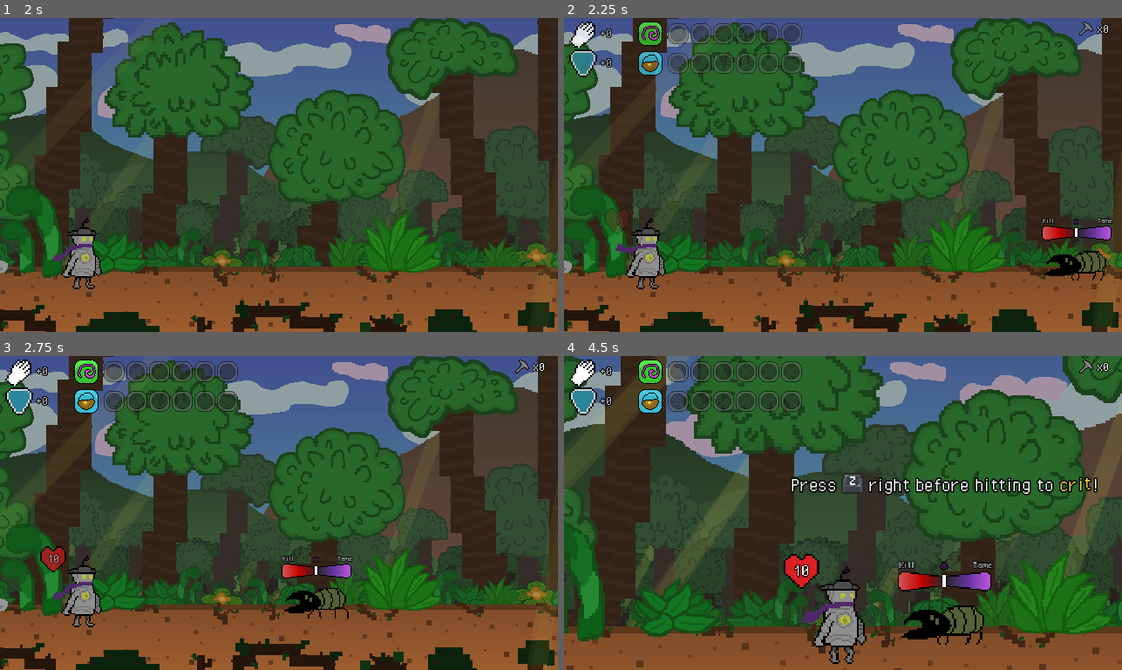
Above: before the commit, frames 1-4 (two rows, left to right).
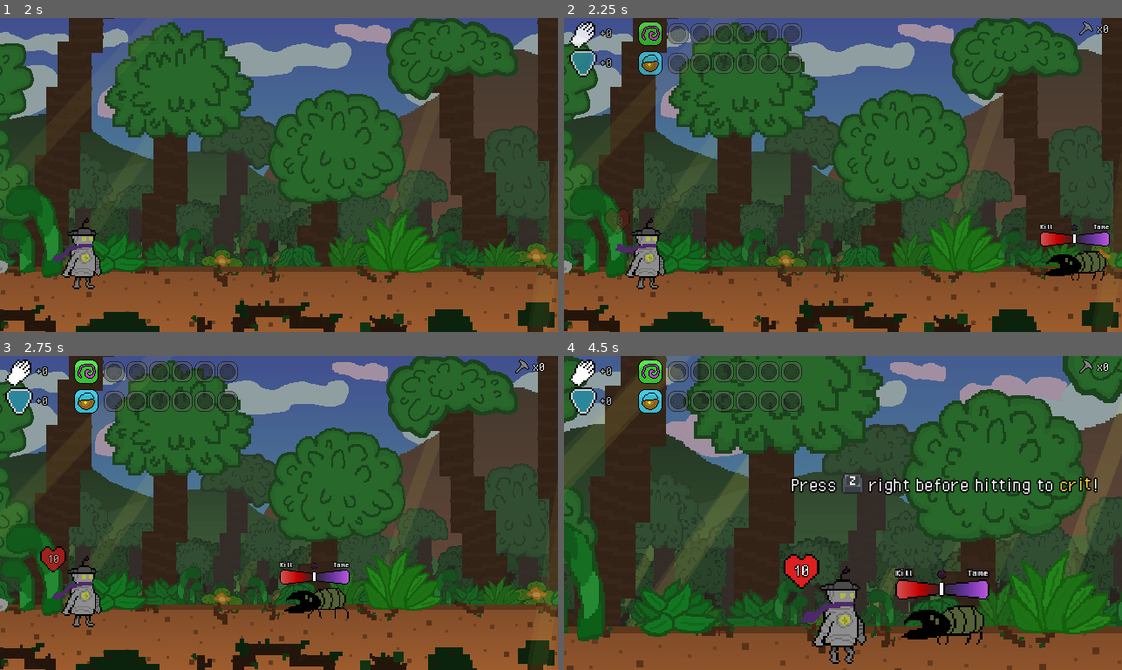
Above: after the commit, the same moments.

Repository: greeeegartur/cgvr-thesis
Game: Godot game, scene res://Scenes/Screens/CombatScene.tscn
The game is run twice, just before and just after one commit, with the same random seed, the same clock (stepped at 60 frames per second) and the same inputs. This scene is started directly instead of the project's main scene.
Inputs:
- Up to frame 1 (2 s): tap Enter (ui_accept) at 0.5, 0.77, 1.07, 1.52, 1.82 s; hold Right (ui_right) 0.53-1.28 s; tap A (heat_a) at 0.6 s; hold Down (ui_down) from 1.28 s (still down); tap B (heat_b) at 1.35 s
- Up to frame 2 (2.25 s): release Down (ui_down) at 2.03 s; hold Right (ui_right) from 2.03 s (still down); tap C (heat_c) at 2.1 s
- Up to frame 3 (2.75 s): keep holding Right (ui_right)
- Up to frame 4 (4.5 s): release Right (ui_right) at 2.78 s; hold Up (ui_up) 2.78-3.53 s; tap F (heat_f) at 2.85 s; tap Enter (ui_accept) at 3.02, 3.32, 3.77, 4.07 s; hold Left (ui_left) from 3.53 s (still down); tap J (heat_j) at 3.6 s; tap K (heat_k) at 4.35 s

Frame 1 is identical in both runs. In frame 2, 0.7% of the frame differs, in the area x 85-99%, y 63-73%; in frame 3, 0.7%; in frame 4, 1.3%, in the area x 59-77%, y 65-78%.

Commit message:
Intent meter update
New VFX, intent meter height adjustments and visuals for hits

Diff:
--- a/droidream/Scenes/Entities/Bat/Bat.tscn
+++ b/droidream/Scenes/Entities/Bat/Bat.tscn
@@ -386,10 +386,10 @@
 script = ExtResource("1_a4a18")
 
 [node name="EnemyAxisBar" parent="." instance=ExtResource("2_iwn4t")]
-offset_left = -39.0
-offset_top = -56.0
-offset_right = -39.0
-offset_bottom = -56.0
+offset_left = -42.4
+offset_top = -57.0
+offset_right = -42.4
+offset_bottom = -57.0
 
 [node name="Visual" type="Node2D" parent="."]
 z_index = 1
--- a/droidream/Scenes/Entities/Beetle/Beetle.tscn
+++ b/droidream/Scenes/Entities/Beetle/Beetle.tscn
@@ -212,10 +212,10 @@
 script = ExtResource("1_edmr7")
 
 [node name="EnemyAxisBar" parent="." instance=ExtResource("5_hei77")]
-offset_left = -40.0
-offset_top = -45.2
-offset_right = -40.0
-offset_bottom = -45.2
+offset_left = -41.6
+offset_top = -38.2
+offset_right = -41.6
+offset_bottom = -38.2
 
 [node name="Visual" type="Node2D" parent="."]
 z_index = 1
--- a/droidream/Scenes/Entities/Duck/Duck.tscn
+++ b/droidream/Scenes/Entities/Duck/Duck.tscn
@@ -452,10 +452,10 @@
 script = ExtResource("1_fvduc")
 
 [node name="EnemyAxisBar" parent="." unique_id=1967246209 instance=ExtResource("2_6raiu")]
-offset_left = -39.0
-offset_top = -52.2
-offset_right = -39.0
-offset_bottom = -52.2
+offset_left = -42.4
+offset_top = -49.0
+offset_right = -42.4
+offset_bottom = -49.0
 
 [node name="Visual" type="Node2D" parent="." unique_id=392927880]
 z_index = 1
--- a/droidream/Scenes/Entities/Dummy/Dummy.tscn
+++ b/droidream/Scenes/Entities/Dummy/Dummy.tscn
@@ -204,10 +204,10 @@
 script = ExtResource("1_wes3n")
 
 [node name="EnemyAxisBar" parent="." instance=ExtResource("2_lb43t")]
-offset_left = -39.0
-offset_top = -42.6
-offset_right = -39.0
-offset_bottom = -42.6
+offset_left = -40.0
+offset_top = -43.4
+offset_right = -40.0
+offset_bottom = -43.4
 
 [node name="Visual" type="Node2D" parent="."]
 z_index = 1
--- a/droidream/Scenes/Entities/Frog/Frog.tscn
+++ b/droidream/Scenes/Entities/Frog/Frog.tscn
@@ -625,10 +625,10 @@
 script = ExtResource("1_5mb4n")
 
 [node name="EnemyAxisBar" parent="." instance=ExtResource("2_w3ncc")]
-offset_left = -39.0
-offset_top = -58.8
-offset_right = -39.0
-offset_bottom = -58.8
+offset_left = -40.8
+offset_top = -57.7
+offset_right = -40.8
+offset_bottom = -57.7
 
 [node name="Visual" type="Node2D" parent="."]
 z_index = 1
--- /dev/null
+++ b/droidream/Scenes/VFX/MeterGlow.gdshader
@@ -0,0 +1,22 @@
+shader_type canvas_item;
+render_mode blend_add;
+
+// Fill glow on the intent meter: lights the bar from the center to the pointer (the bar texture itself is not changed)
+uniform float pointer_x : hint_range(0.0, 1.0) = 0.5; // Pointer center in UV space
+uniform vec4 glow_color : source_color = vec4(1.0, 0.3, 0.75, 1.0);
+uniform float strength : hint_range(0.0, 2.0) = 0.0; // Stepped flicker value from the script
+uniform float hit : hint_range(0.0, 1.0) = 0.0; // White flash on a shift
+
+void fragment() {
+	float alpha = texture(TEXTURE, UV).a;
+	float lo = min(0.5, pointer_x);
+	float hi = max(0.5, pointer_x);
+	float inside = smoothstep(lo - 0.01, lo + 0.01, UV.x) * (1.0 - smoothstep(hi - 0.01, hi + 0.01, UV.x));
+	float reach = max(abs(pointer_x - 0.5), 0.001);
+	float grade = mix(0.3, 1.0, clamp(abs(UV.x - 0.5) / reach, 0.0, 1.0)); // Brighter toward the pointer
+	float shimmer = 0.92 + 0.08 * sin(UV.x * 22.0 - TIME * 6.0);
+	float a = alpha * inside * grade * shimmer * strength;
+	vec3 col = mix(glow_color.rgb, vec3(1.0), hit); // The flash turns the glow white
+	a = max(a, alpha * hit);
+	COLOR = vec4(col, clamp(a, 0.0, 1.0));
+}
--- a/droidream/Scripts/Combat/CombatManager.gd
+++ b/droidream/Scripts/Combat/CombatManager.gd
@@ -916,6 +916,7 @@
 
 	# Support patterns
 	if pattern.is_support:
+		camera.frame_group([visual], 0.35, CombatCamera.ZOOM_ACTION.x) # The supporting creature gets the focus too
 		await _handle_support_pattern(enemy, pattern)
 		# Support patterns have no attack-finished handler, so the enemy's base layer is restored here (keeps the player above it)
 		if is_instance_valid(visual):
--- a/droidream/Scripts/Entities/EnemyAxisBar.gd
+++ b/droidream/Scripts/Entities/EnemyAxisBar.gd
@@ -1,11 +1,35 @@
-extends Node
+extends Control
 
 # This script is responsible for setting up the enemy entities' "health bar" UI so to say
 # In Droidream, enemies have axis bars that can shift to the left or right, left representing the kill option and the right side representing the tame option
 
 # Node variables
-@onready var line := $AxisLine
+@onready var line: TextureRect = $AxisLine
+@onready var bar: TextureRect = $AxisBar
+@onready var Kill: Label = $Kill
+@onready var Tame: Label = $Tame
 @onready var tame_container := $TameContainer
+
+# Flair
+const GLOW_SHADER := preload("res://Scenes/VFX/MeterGlow.gdshader")
+const FONT_BOLD := preload("res://Graphics/Fonts/PixelOperator-Bold.ttf")
+const NOT_YET_RATIO := 0.85 # Furthest the pointer goes (of the full range) while the creature is not yet tamed or killed
+const SLIDE_TIME := 0.3
+const END_GAP := 7.0 # Pixels the pointer stays short of the bar's end until the creature is tamed or killed
+const NEAR_END_SCALE := 1.25 # Pointer size just before the end
+const GHOST_SPACING := 3.0 # Pixels of pointer travel between trail copies
+const TRAIL_FADE := 0.25
+const LABEL_WIDTH := 30.0
+const TAME_COLORS := [Color("#ff4ac0"), Color("#ff8ae0"), Color("#d83aff")]
+const KILL_COLORS := [Color("#ff2a2a"), Color("#ff6a3a"), Color("#c01030")]
+const DIM_LABEL := Color(0.55, 0.55, 0.55)
+var glow_rect: TextureRect
+var flash_tween: Tween
+var ratio_now := 0.0
+var trail_color := Color.WHITE
+var last_ghost_x := 0.0
+var flicker_timer := 0.0
+var strobe := false
 
 # Tame container variables
 const BASE_SCALE := Vector2.ONE
@@ -22,8 +46,41 @@
 
 func _ready():
 	center_x = line.position.x
-
-# Updates axis position and scale with tween animations based on given value for ratio
+	_setup_glow()
+	_setup_labels()
+
+# Overlay with the bar's own texture so the glow takes the bar's shape (the texture itself stays untouched)
+func _setup_glow() -> void:
+	glow_rect = TextureRect.new()
+	glow_rect.texture = bar.texture
+	glow_rect.position = bar.position
+	glow_rect.size = bar.size
+	glow_rect.mouse_filter = Control.MOUSE_FILTER_IGNORE
+	var mat := ShaderMaterial.new()
+	mat.shader = GLOW_SHADER
+	mat.set_shader_parameter("pointer_x", (line.position.x + line.size.x * 0.5) / bar.size.x)
+	glow_rect.material = mat
+	add_child(glow_rect)
+	move_child(glow_rect, bar.get_index() + 1)
+
+# Bold, outlined labels pinned to the left and right edges of the bar
+func _setup_labels() -> void:
+	for label in [Kill, Tame]:
+		label.add_theme_font_override("font", FONT_BOLD)
+		label.add_theme_constant_override("outline_size", 4)
+		label.size.x = LABEL_WIDTH
+	Kill.position.x = bar.position.x
+	Kill.horizontal_alignment = HORIZONTAL_ALIGNMENT_LEFT
+	Tame.position.x = bar.position.x + bar.size.x - LABEL_WIDTH
+	Tame.horizontal_alignment = HORIZONTAL_ALIGNMENT_RIGHT
+
+# The pointer only reaches an end of the bar when the creature is really tamed or killed; everything before stops short of it
+func _display_ratio(ratio: float) -> float:
+	if absf(ratio) >= 1.0 - 0.001:
+		return signf(ratio)
+	return ratio * NOT_YET_RATIO
+
+# Moves the pointer with a springy slide, a trail and a hit flash, and lights the meter toward the side it leans to
 func update_axis(value: float, delta_value := 0):
 	# Checks for old ongoing tweens and stops them to not overload
 	if line.has_meta("axis_tween"):
@@ -31,43 +88,111 @@
 		if old_tween and old_tween.is_running():
 			old_tween.kill()
 
-	# Necessary variable setup for line movement
-	var ratio = clamp(value / axis_max, -1.0, 1.0) # Setting ratio limits by axis texture
-	var target_x = center_x + ratio * move_range # Target position of line, goes either left or right
-	var distance = abs(target_x - line.position.x) # Exact distance to target based on line
+	var ratio = _display_ratio(clamp(value / axis_max, -1.0, 1.0)) # Setting ratio limits by axis texture
+	var target_x = center_x + _visual_ratio(ratio) * move_range # Target position of line, goes either left or right
 	var impact = clamp(abs(delta_value) / axis_max, 0.0, 1.0)
-
-	# Duration scales with distance (so big hits = faster movement and snapping)
-	var duration = clamp(distance / move_range, 0.13, 0.32)
-
+	var moved := not is_equal_approx(target_x, line.position.x)
 	var resting_scale = _get_resting_scale(ratio)
 
-	# Tween setup
+	# Everything about the side the pointer leans to
+	var side_color := _side_color(ratio)
+	ratio_now = ratio
+	trail_color = side_color
+	if moved:
+		_flash(impact)
+		_pop_label(Kill if ratio < 0.0 else Tame)
+
+	# Pointer: springy slide in whole pixels; trail ghosts appear along the way
 	var tween := create_tween()
 	line.set_meta("axis_tween", tween)
-	tween.set_trans(Tween.TRANS_BOUNCE)
-	tween.set_ease(Tween.EASE_OUT)
-
-	# Movement to target
-	tween.tween_property(line, "position:x", target_x, duration)
-
-	# Scale from resting_scale
-	tween.parallel().tween_property(line, "scale", resting_scale, duration)
-
-	# Shake tween to give a sense of impact
-	tween.parallel().tween_property(
-		line,
-		"position:x",
-		line.position + Vector2(randf_range(impact + 1.25, impact + 1.25),
-		 randf_range(impact + 1.25, impact + 1.25)),
-		0.1
-	)
-	tween.parallel().tween_property(line, "position:x", target_x, 0.1)
-
-# Calculates a state scale for the axis line based on given ratio
+	var start_x: float = line.position.x
+	tween.set_parallel(true)
+	tween.tween_method(func(x: float): _move_pointer(roundf(x)), start_x, target_x, SLIDE_TIME)\
+		.set_trans(Tween.TRANS_BACK).set_ease(Tween.EASE_OUT)
+	line.scale = Vector2.ONE * (resting_scale.x + 0.5 * impact + (0.25 if moved else 0.0)) # Pop, settles below
+	tween.tween_property(line, "scale", resting_scale, SLIDE_TIME)
+	_update_labels(ratio)
+
+# Moves the pointer and leaves a fading copy behind every few pixels
+func _move_pointer(x: float) -> void:
+	if abs(x - last_ghost_x) >= GHOST_SPACING:
+		last_ghost_x = x
+		_spawn_ghost()
+	line.position.x = x
+	glow_rect.material.set_shader_parameter("pointer_x", (x + line.size.x * 0.5) / bar.size.x)
+
+func _spawn_ghost() -> void:
+	var ghost := TextureRect.new()
+	ghost.texture = line.texture
+	ghost.position = line.position
+	ghost.size = line.size
+	ghost.pivot_offset = line.pivot_offset
+	ghost.scale = line.scale
+	ghost.modulate = Color(trail_color, 0.7)
+	ghost.mouse_filter = Control.MOUSE_FILTER_IGNORE
+	add_child(ghost)
+	move_child(ghost, line.get_index())
+	var fade := ghost.create_tween()
+	fade.tween_property(ghost, "modulate:a", 0.0, TRAIL_FADE)
+	fade.finished.connect(ghost.queue_free)
+
+# White flash over the bar and pointer; stronger for bigger hits
+func _flash(impact: float) -> void:
+	if flash_tween:
+		flash_tween.kill()
+	flash_tween = create_tween()
+	flash_tween.tween_method(_set_hit, 0.5 + 0.5 * impact, 0.0, 0.18)
+	line.self_modulate = Color(2.5, 2.5, 2.5)
+	flash_tween.parallel().tween_property(line, "self_modulate", Color.WHITE, 0.2)
+
+func _set_hit(value: float) -> void:
+	glow_rect.material.set_shader_parameter("hit", value)
+
+func _side_color(ratio: float) -> Color:
+	return TAME_COLORS[0] if ratio >= 0.0 else KILL_COLORS[0]
+
+# The labels light up on the side the pointer leans to; the other dims
+func _update_labels(ratio: float) -> void:
+	var tame_lit := ratio > 0.0
+	var kill_lit := ratio < 0.0
+	Tame.modulate = TAME_COLORS[0] if tame_lit else (Color.WHITE if ratio == 0.0 else DIM_LABEL)
+	Kill.modulate = KILL_COLORS[0] if kill_lit else (Color.WHITE if ratio == 0.0 else DIM_LABEL)
+
+func _pop_label(label: Label) -> void:
+	label.pivot_offset = label.size * 0.5
+	label.scale = Vector2.ONE * 1.35
+	create_tween().tween_property(label, "scale", Vector2.ONE, 0.25)\
+		.set_trans(Tween.TRANS_BACK).set_ease(Tween.EASE_OUT)
+
+# Stuttering flicker: hold a value, then snap to a new one; faster and brighter toward the ends, strobing at the very edge
+func _process(delta: float) -> void:
+	flicker_timer -= delta
+	if flicker_timer > 0.0:
+		return
+	var edge := absf(ratio_now)
+	flicker_timer = randf_range(0.06, 0.12) * lerpf(1.3, 0.5, edge)
+	var palette: Array = TAME_COLORS if ratio_now >= 0.0 else KILL_COLORS
+	var brightness := randf_range(0.5, 1.0) * lerpf(0.5, 1.0, edge)
+	if edge >= 1.0: # Only a tamed or killed creature strobes
+		strobe = not strobe
+		brightness = 1.4 if strobe else 0.45
+	elif randf() < 0.25:
+		brightness *= 1.3 # An occasional bright snap
+	var color: Color = palette.pick_random()
+	var mat: ShaderMaterial = glow_rect.material
+	mat.set_shader_parameter("glow_color", color)
+	mat.set_shader_parameter("strength", brightness * (0.0 if is_zero_approx(ratio_now) else 1.0))
+	line.modulate = Color.WHITE.lerp(color, 0.5 * edge) if not is_zero_approx(ratio_now) else Color.WHITE
+
+# The pointer only reaches the very end of the bar when the creature is tamed or killed; everything else stops visibly short of it
+func _visual_ratio(ratio: float) -> float:
+	if absf(ratio) >= 1.0:
+		return signf(ratio)
+	return ratio * (1.0 - END_GAP / move_range)
+
+# Calculates a state scale for the axis line based on given ratio (the big end size is only for tamed/killed)
 func _get_resting_scale(ratio: float):
-	var t = abs(ratio) # Is 0 if at the center, 1 if at the edges of the bar
-	var s = lerp(min_scale, max_scale, t)
+	var s: float = max_scale if absf(ratio) >= 1.0 else lerpf(min_scale, NEAR_END_SCALE, absf(ratio))
 	return Vector2(s, s)
 
 # Sets up a specific enemy's trust slots UI
--- a/droidream/Scripts/Entities/EnemyVisual.gd
+++ b/droidream/Scripts/Entities/EnemyVisual.gd
@@ -44,6 +44,7 @@
 # Enemy moves to position, attacks, returns back to original position
 func play_attack(animation_name: String):
 	attack_animation_name = animation_name
+	_pin_meter() # The meter stays above the home slot during the lunge, so it never slides over the neighbors' meters or the Droid's UI
 	await _move_to_attack_position(attack_position)
 	attack_started.emit()
 	anim.play(animation_name)
@@ -88,7 +89,20 @@
 	if name == attack_animation_name or name == support_animation_name:
 		anim.play("idle")
 	await _move_to_home_position()
+	_unpin_meter()
 	attack_finished.emit()
+
+var meter_home_local := Vector2.ZERO
+
+func _pin_meter() -> void:
+	meter_home_local = axis_bar.position
+	var pinned_at: Vector2 = axis_bar.global_position
+	axis_bar.top_level = true
+	axis_bar.global_position = pinned_at
+
+func _unpin_meter() -> void:
+	axis_bar.top_level = false
+	axis_bar.position = meter_home_local
 
 # Movement methods for connecting patterns using tweens (same methods just in reverse)
 func _move_to_attack_position(target: Vector2):
